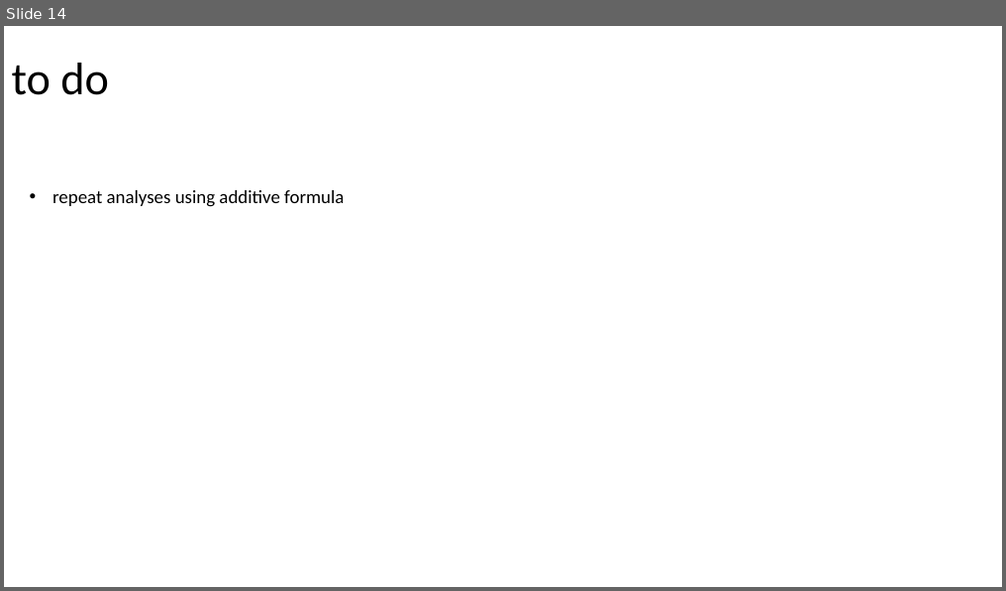
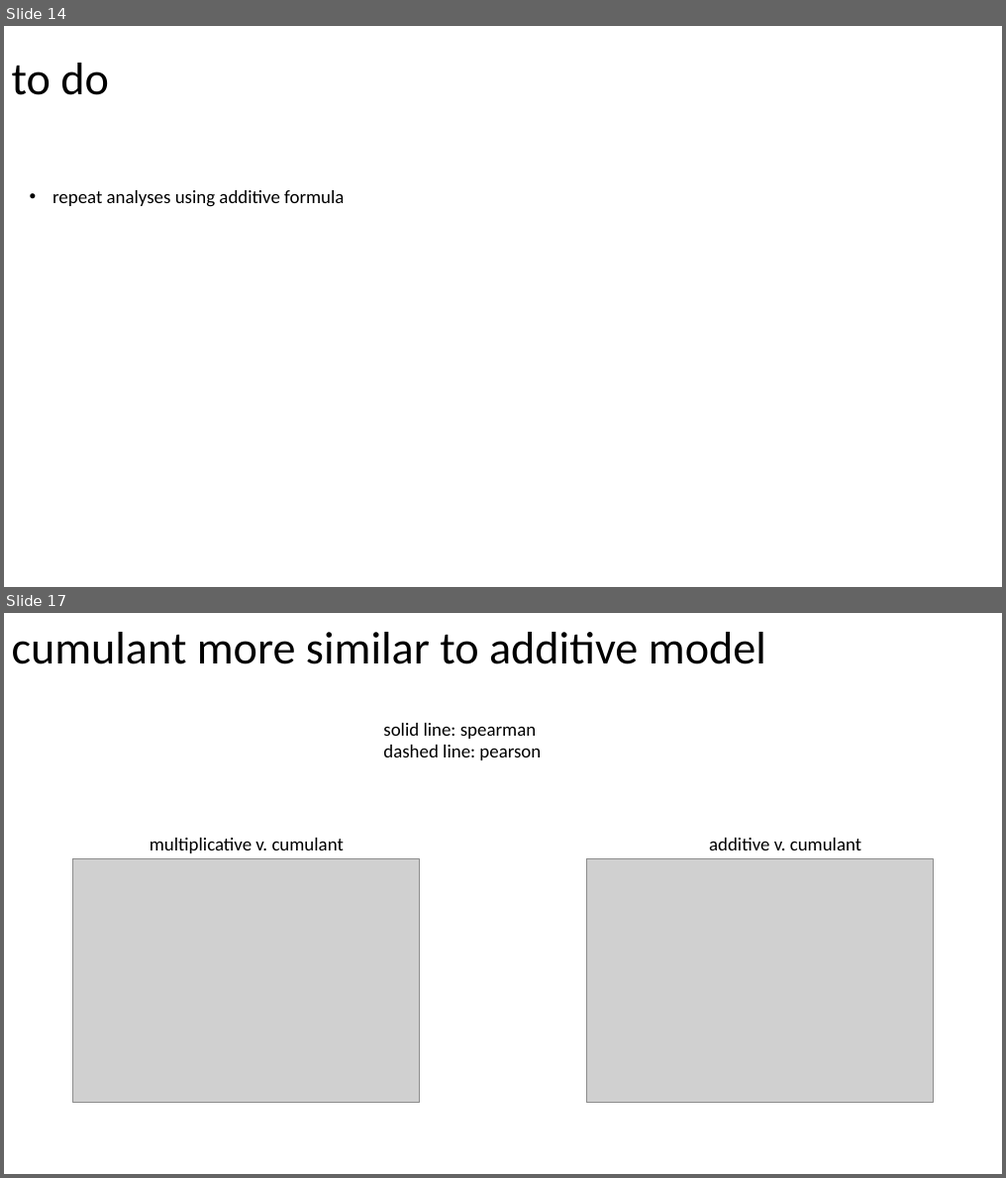
Before and after one commit to brian-arnold/epistasis_reanalysis, a slide deck: drug_data/drug_data_reanalysis.pptx. Shown one above the other, each under a label of ours: slide 14 before the commit, slides 14 and 17 after it; the slides between them are not shown. The pictures are 1006x591 and 1006x1178 pixels, drawn with LibreOffice and Linux fonts; fonts in the diff are those of the drawing; grey boxes stand for pictures. Boxes give left, top, right and bottom in pixels: in the first picture for what was removed or moved away, otherwise in the second. Text is boxed around its words. In the diff, an @@ line names an element or a change of style, - is before the commit and + after.

Commit message:
drug additive model, updated figs

```diff
--- a/drug_data/drug_data_reanalysis.pptx
+++ b/drug_data/drug_data_reanalysis.pptx
@@ slide 17 added at (4,613,1002,1174), background #FFFFFF @@
@@ title added at (12,632,766,664), 44 pt, text #000000 @@
+cumulant more similar to additive model
@@ text added at (383,723,541,761), 18 pt, text #000000 @@
+solid line: spearman
+dashed line: pearson
@@ text added at (150,838,344,854), 18 pt, text #000000 @@
+multiplicative v. cumulant
@@ text added at (709,838,861,851), 18 pt, text #000000 @@
+additive v. cumulant
@@ picture added at (73,859,420,1103) @@
@@ picture added at (586,859,933,1103) @@
```
Also in this commit, not shown: 1 slide changed, 4 other slides added, 7 other files.
